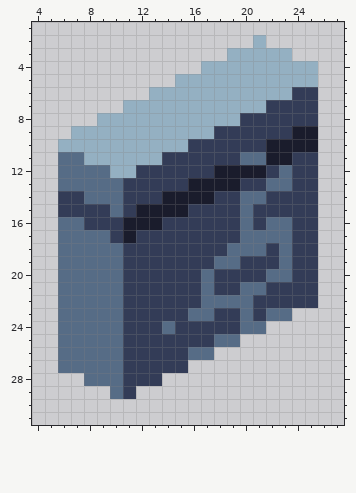
A pixel-art sprite gets an edit: assets/tiles/walls/horizontal.png. Above is the file before it was changed.
The file is 32x32 pixels. Shown: x 4..27, y 1..31.
The result:
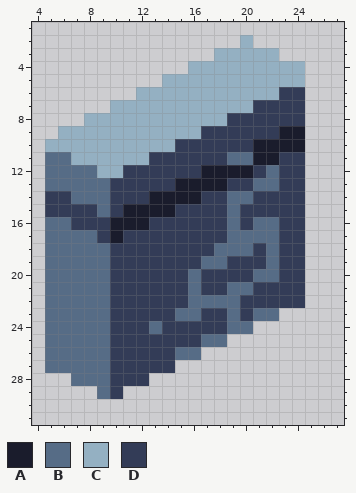
Palette (. is transparent): A #1a1c2c  B #566c86  C #94b0c2  D #333c57
Change:
Colour B gives way to colour A in row 11 at x 21.
Colour D gives way to colour A in row 9 at x 23; in row 10 at x 21; in row 12 at x 17; in row 13 at x 15; in row 14 at x 13; in row 15 at x 11.
Colour D gives way to colour A in rows 16 to 17 at x 10.
The edit adds colour B in rows 11 to 13 at x 5; in rows 16 to 27 at x 5; in row 28 at x 7; in row 29 at x 9.
Colour D gives way to colour B in row 11 at x 19; in row 12 at x 22; in row 13 at x 21; in row 14 at x 7 and 19; in row 15 at x 9 and 19; in row 16 at x 19 and 21.
Colour D gives way to colour B in row 17 at x 19; in row 18 at x 18 and 22; in row 19 at x 17 and 22; in row 20 at x 16 and 21; in row 21 at x 16 and 19; in row 22 at x 16.
Colour D gives way to colour B in row 23 at x 15, 19 and 21; in row 24 at x 13 and 19; in row 25 at x 17; in row 26 at x 15.
The edit adds colour C in row 2 at x 20; in row 3 at x 18; in row 4 at x 16; in row 5 at x 14; in row 6 at x 12; in row 7 at x 10.
The edit adds colour C in row 8 at x 8; in row 9 at x 6; in row 10 at x 5.
Colour B gives way to colour C in row 11 at x 7; in row 12 at x 9.
The edit adds colour D in rows 14 to 15 at x 5.
Colour A gives way to colour D in row 11 at x 23; in row 12 at x 21; in row 13 at x 19; in row 14 at x 17; in row 15 at x 15; in row 16 at x 13.
Colour A gives way to colour D in row 17 at x 11.
Colour B gives way to colour D in row 12 at x 23; in row 13 at x 10 and 23; in row 14 at x 10 and 21; in row 15 at x 10 and 20; in row 16 at x 7, 20 and 23; in row 17 at x 9 and 23.
Colour B gives way to colour D in row 18 at x 10, 21 and 23; in row 19 at x 10, 19 and 23; in row 20 at x 10, 17 and 23; in row 21 at x 10, 17 and 21; in row 22 at x 10 and 20; in row 23 at x 10, 17 and 20.
Colour B gives way to colour D in row 24 at x 10 and 14; in rows 25 to 29 at x 10.
Colour C gives way to colour D in row 6 at x 23; in row 7 at x 21; in row 8 at x 19; in row 9 at x 17; in row 10 at x 15; in row 11 at x 13.
Colour C gives way to colour D in row 12 at x 11.
The edit erases colour A in rows 9 to 10 at x 25.
The edit erases colour B in row 23 at x 23; in row 24 at x 21; in row 25 at x 19; in row 26 at x 17.
The edit erases colour C in row 2 at x 21; in row 3 at x 23; in rows 4 to 5 at x 25.
The edit erases colour D in rows 6 to 8 at x 25; in rows 11 to 22 at x 25; in row 27 at x 15; in row 28 at x 13; in row 29 at x 11.
Pixel boxes of the changes (left, top, right, bottom) in both pictures:
changed: (45, 35, 318, 399)
